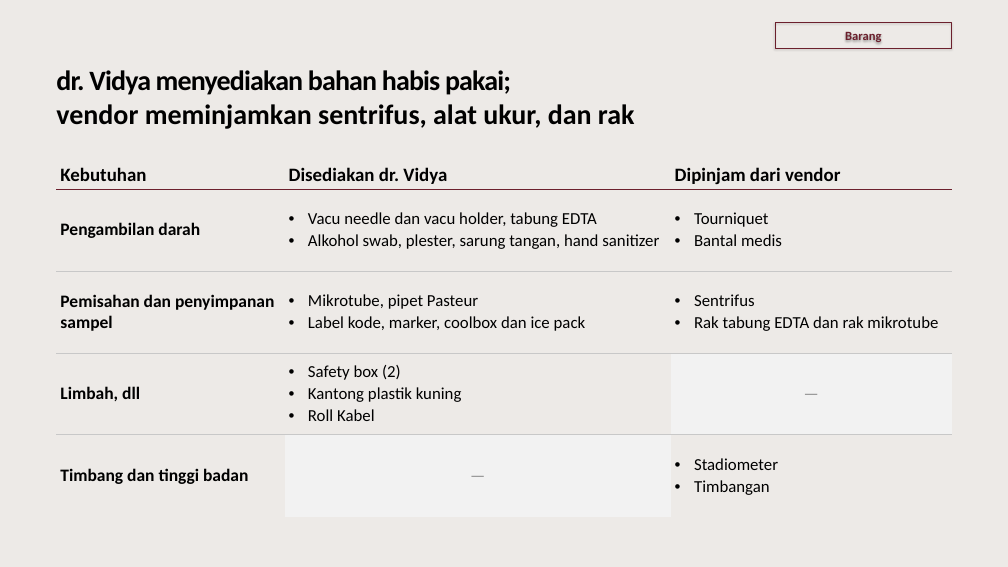
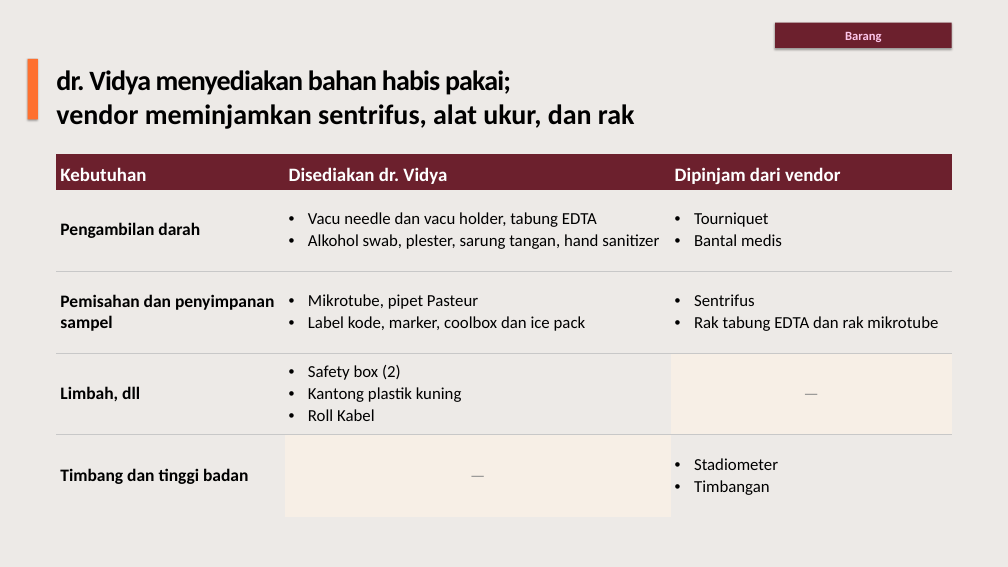
Before and after one commit to myrinne/ClaudeCode-Output, a slide deck: slide 12 of Techmeet Vendor Tesis/Techmeet Vendor - Hari H.pptx. Drawn at 1008x567 pixels with LibreOffice and Linux fonts; fonts in the diff are those of the drawing. Boxes give left, top, right and bottom in pixels: in the first picture for what was removed or moved away, otherwise in the second. Text is boxed around its words. In the diff, an @@ line names an element or a change of style, - is before the commit and + after.

```diff
--- a/Techmeet Vendor Tesis/Techmeet Vendor - Hari H.pptx
+++ b/Techmeet Vendor Tesis/Techmeet Vendor - Hari H.pptx
@@ rectangle "Barang" at (x1=775, y1=23, x2=952, y2=48): text colour #6C202D to #FDC6E9; fill none to #6C202D; outline #6C202D 0.75 pt to none @@
@@ rectangle added at (x1=28, y1=59, x2=38, y2=119), fill #FE702F @@
@@ table at (x1=56, y1=154, x2=952, y2=517) @@
@@ fill none to #6C202D in row 1 @@
@@ fill #F2F2F2 to #F7EFE6 in 2 cells @@
@@ text colour #000000 to #FFFFFF in "Kebutuhan", "Disediakan dr. Vidya", "Dipinjam dari vendor" @@
```
Also in this commit, not shown: 9 other slides changed, 1 other file.
